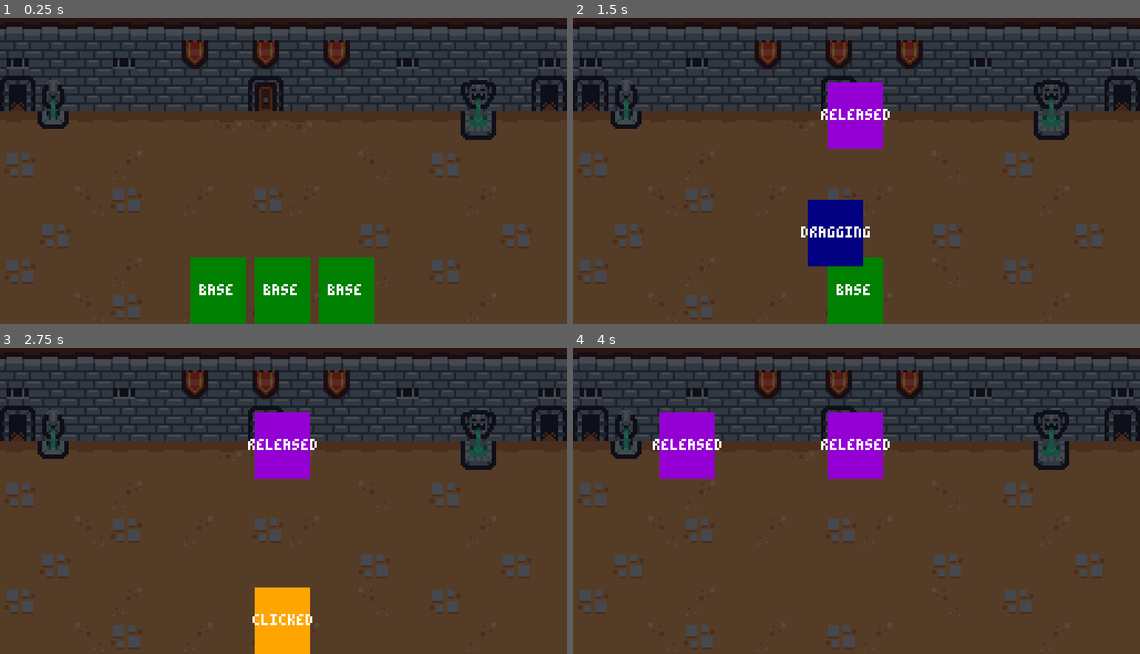
Above: before the commit, frames 1-4 (two rows, left to right).
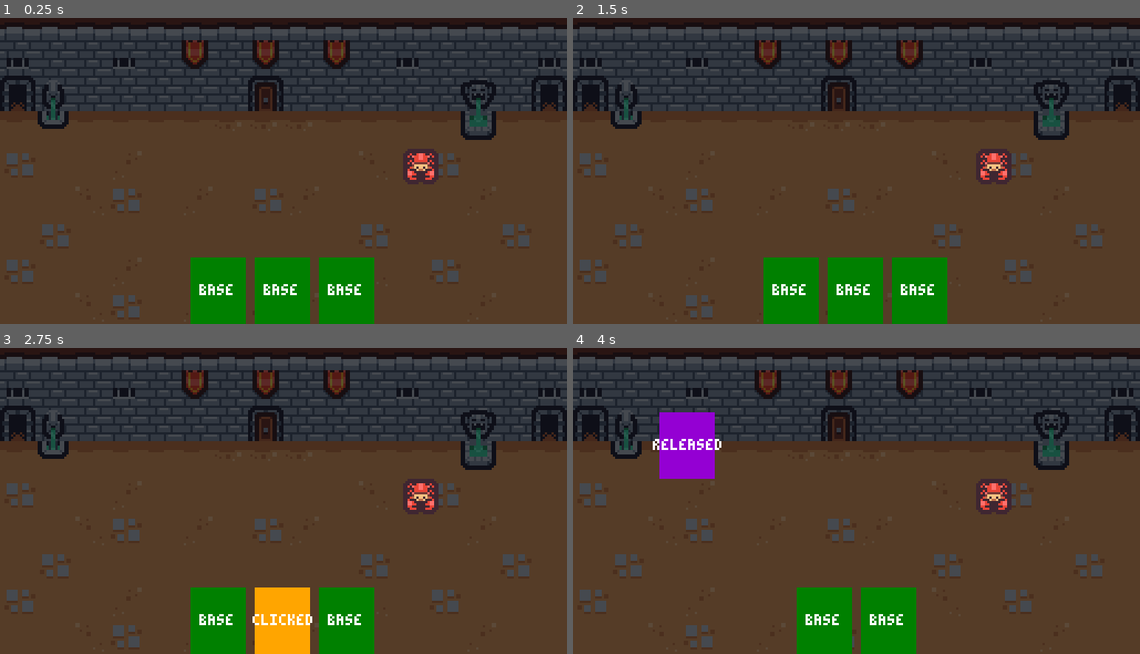
Above: after the commit, the same moments.

Repository: ADivinagracia1/learning-godot
Game: Godot game, scene res://scenes/battle/battle.tscn
Same seed, same stepped clock (60 frames per second), same inputs: the game is played once before the commit and once after it.
Inputs (mouse positions are in pixels of both pictures, inside the frame that each line leads up to):
- Up to frame 1 (0.25 s): no input
- Up to frame 2 (1.5 s): tap Enter at 0.5 s; drag from (788, 290) to (856, 115) at 0.52 s; drag from (822, 290) to (856, 115) at 1.27 s
- Up to frame 3 (2.75 s): move the mouse to (283, 620) at 2.02 s; press the mouse at (283, 620) at 2.03 s; right-click (283, 620) at 2.3 s
- Up to frame 4 (4 s): release the mouse at (856, 620) at 2.75 s; tap Space at 2.75 s; drag from (856, 445) to (686, 445) at 2.77 s; drag from (856, 445) to (686, 445) at 3.52 s

The runs differ from the first frame. In frame 1, 0.3% of the frame differs, in the area x 71-78%, y 44-53%; in frame 2, 8.8%, in the area x 33-78%, y 21-100%; in frame 3, 6.7%; in frame 4, 6.7%.

Commit message:
Implemented attack cards where an arrow follows the cursor once it leaves the hand area

Diff:
--- /dev/null
+++ b/tut02_slay_the_spire/characters/warrior/cards/warrior_axe_attack.tres
@@ -0,0 +1,9 @@
+[gd_resource type="Resource" script_class="Card" load_steps=2 format=3 uid="uid://i7oj0sk582uv"]
+
+[ext_resource type="Script" path="res://custom_resources/card.gd" id="1_5nmqn"]
+
+[resource]
+script = ExtResource("1_5nmqn")
+id = "warrior_axe_attack"
+type = 0
+target = 1
--- /dev/null
+++ b/tut02_slay_the_spire/characters/warrior/cards/warrior_block.tres
@@ -0,0 +1,9 @@
+[gd_resource type="Resource" script_class="Card" load_steps=2 format=3 uid="uid://mqfds411v0lq"]
+
+[ext_resource type="Script" path="res://custom_resources/card.gd" id="1_22hmx"]
+
+[resource]
+script = ExtResource("1_22hmx")
+id = "warrior_block"
+type = 1
+target = 0
--- /dev/null
+++ b/tut02_slay_the_spire/custom_resources/card.gd
@@ -0,0 +1,13 @@
+class_name Card
+extends Resource
+
+enum Type {ATTACK, SKILL, POWER}
+enum Target {SELF, SINGLE_ENEMY, ALL_ENEMIES, EVERYONE}
+
+@export_group("Card Attributes")
+@export var id: String
+@export var type: Type
+@export var target: Target
+
+func is_single_targeted() -> bool:
+	return target == Target.SINGLE_ENEMY
--- /dev/null
+++ b/tut02_slay_the_spire/global/events.gd
@@ -0,0 +1,5 @@
+extends Node
+
+# Card related events
+signal card_aim_started(card_ui: CardUI)
+signal card_aim_ended(card_ui: CardUI)
--- a/tut02_slay_the_spire/project.godot
+++ b/tut02_slay_the_spire/project.godot
@@ -14,6 +14,10 @@
 run/main_scene="res://scenes/battle/battle.tscn"
 config/features=PackedStringArray("4.2", "GL Compatibility")
 config/icon="res://icon.png"
+
+[autoload]
+
+Events="*res://global/events.gd"
 
 [display]
 
@@ -44,6 +48,7 @@
 
 2d_physics/layer_1="card_target_selector"
 2d_physics/layer_2="card_drop_area"
+2d_physics/layer_3="enemies"
 
 [rendering]
 
--- a/tut02_slay_the_spire/scenes/battle/battle.tscn
+++ b/tut02_slay_the_spire/scenes/battle/battle.tscn
@@ -1,11 +1,16 @@
-[gd_scene load_steps=5 format=3 uid="uid://jglmohne0a8k"]
+[gd_scene load_steps=9 format=3 uid="uid://jglmohne0a8k"]
 
 [ext_resource type="Texture2D" uid="uid://cp4iq5fd6j8be" path="res://art/background.png" id="1_816wy"]
+[ext_resource type="Texture2D" uid="uid://1u3b3hwqd8yh" path="res://art/tile_0110.png" id="2_8qwk7"]
 [ext_resource type="Script" path="res://scenes/ui/hand.gd" id="2_ikrbr"]
 [ext_resource type="PackedScene" uid="uid://meideqepyis4" path="res://scenes/card_ui/card_ui.tscn" id="2_vw51o"]
+[ext_resource type="PackedScene" uid="uid://b2sbhwgybgt51" path="res://scenes/card_target_selector/card_target_selector.tscn" id="3_856ix"]
+[ext_resource type="Resource" uid="uid://mqfds411v0lq" path="res://characters/warrior/cards/warrior_block.tres" id="4_pty8g"]
 
 [sub_resource type="RectangleShape2D" id="RectangleShape2D_i28tg"]
 size = Vector2(256, 100)
+
+[sub_resource type="RectangleShape2D" id="RectangleShape2D_grkfk"]
 
 [node name="Battle" type="Node2D"]
 metadata/_edit_lock_ = true
@@ -22,6 +27,20 @@
 [node name="CollisionShape2D" type="CollisionShape2D" parent="CardDropArea"]
 position = Vector2(128, 50)
 shape = SubResource("RectangleShape2D_i28tg")
+debug_color = Color(9.28564e-07, 0.442029, 0.517911, 0.42)
+
+[node name="Enemy" type="Area2D" parent="."]
+position = Vector2(190, 73)
+collision_layer = 4
+
+[node name="Sprite2D" type="Sprite2D" parent="Enemy"]
+texture = ExtResource("2_8qwk7")
+
+[node name="CollisionShape2D" type="CollisionShape2D" parent="Enemy"]
+shape = SubResource("RectangleShape2D_grkfk")
+debug_color = Color(0, 0.6, 0.701961, 0.415686)
+
+[node name="CardTargetSelector" parent="." instance=ExtResource("3_856ix")]
 
 [node name="BattleUI" type="CanvasLayer" parent="." groups=["ui_layer"]]
 
@@ -49,3 +68,4 @@
 
 [node name="CardUI3" parent="BattleUI/Hand" instance=ExtResource("2_vw51o")]
 layout_mode = 2
+card = ExtResource("4_pty8g")
--- /dev/null
+++ b/tut02_slay_the_spire/scenes/card_target_selector/card_arc.tscn
@@ -0,0 +1,10 @@
+[gd_scene load_steps=2 format=3 uid="uid://bul1ill80jfve"]
+
+[sub_resource type="Curve" id="Curve_gtw1h"]
+min_value = 0.2
+_data = [Vector2(0.0147059, 0.211662), 0.0, 0.0, 0, 0, Vector2(0.918301, 0.96561), 0.0, 0.0, 0, 0, Vector2(1, 0.2), 0.0, 0.0, 0, 0]
+point_count = 3
+
+[node name="CardArc" type="Line2D"]
+width = 4.0
+width_curve = SubResource("Curve_gtw1h")
--- /dev/null
+++ b/tut02_slay_the_spire/scenes/card_target_selector/card_target_selector.gd
@@ -0,0 +1,79 @@
+extends Node2D
+
+const ARC_POINTS := 10
+
+# Children of CardTargetSelector
+@onready var area_2d: Area2D = $Area2D
+@onready var card_arc: Line2D = $CanvasLayer/CardArc
+
+var current_card: CardUI
+var targeting := false
+
+func _ready() -> void:
+	Events.card_aim_started.connect(_on_card_aim_started)
+	Events.card_aim_ended.connect(_on_card_aim_ended)
+
+func _process(_delta: float) -> void:
+	if not targeting: return
+
+	area_2d.position = get_local_mouse_position()
+	card_arc.points = _get_points()
+
+
+func _get_points() -> Array:
+	var points := []
+	var start := current_card.global_position
+	start.x += (current_card.size.x / 2) # card arc starts from the middle of the card
+	var target := get_local_mouse_position()
+	var distance := target - start
+
+	#print("start: ", start, start.x)
+	#print("current_card size: ", current_card.size.x)
+	#print("disance: ", distance)
+
+	for i in range(ARC_POINTS):
+		var t:= (1.0 / ARC_POINTS) * i
+		var x = start.x + (distance.x /ARC_POINTS) * i
+		var y = start.y + ease_out_cubic(t) * distance.y
+		points.append(Vector2(x,y))
+
+	points.append(target)
+
+	return points
+
+func ease_out_cubic(number: float) -> float:
+	return 1.0 - pow(1.0 - number, 3.0) # plot this on desmos (trinomial)
+
+func _on_card_aim_started(card: CardUI) -> void:
+	if not card.card.is_single_targeted():
+		return
+
+	# Enable card arc targeting and visuals
+	targeting = true
+	area_2d.monitoring = true
+	area_2d.monitorable = true
+	current_card = card
+
+func _on_card_aim_ended(card: CardUI):
+	# Clear children values
+	card_arc.clear_points()
+	area_2d.position = Vector2.ZERO
+	current_card = null
+
+	# Disable card arc targeting and visuals
+	targeting = false
+	area_2d.monitoring = false
+	area_2d.monitorable = false
+
+
+# Selecting and deselecting an Enemy
+func _on_area_2d_area_entered(area: Area2D) -> void:
+	if not current_card or not targeting: return
+
+	# entering a valid target area
+	if not current_card.targets.has(area):
+		current_card.targets.append(area)
+
+func _on_area_2d_area_exited(area: Area2D) -> void:
+	if not current_card or not targeting: return
+	current_card.targets.erase(area)
--- /dev/null
+++ b/tut02_slay_the_spire/scenes/card_target_selector/card_target_selector.tscn
@@ -0,0 +1,26 @@
+[gd_scene load_steps=4 format=3 uid="uid://b2sbhwgybgt51"]
+
+[ext_resource type="Script" path="res://scenes/card_target_selector/card_target_selector.gd" id="1_t02mm"]
+[ext_resource type="PackedScene" uid="uid://bul1ill80jfve" path="res://scenes/card_target_selector/card_arc.tscn" id="1_xqa17"]
+
+[sub_resource type="RectangleShape2D" id="RectangleShape2D_swfsm"]
+size = Vector2(4, 4)
+
+[node name="CardTargetSelector" type="Node2D"]
+script = ExtResource("1_t02mm")
+
+[node name="Area2D" type="Area2D" parent="."]
+collision_mask = 4
+monitoring = false
+monitorable = false
+
+[node name="CollisionShape2D" type="CollisionShape2D" parent="Area2D"]
+shape = SubResource("RectangleShape2D_swfsm")
+
+[node name="CanvasLayer" type="CanvasLayer" parent="."]
+layer = 2
+
+[node name="CardArc" parent="CanvasLayer" instance=ExtResource("1_xqa17")]
+
+[connection signal="area_entered" from="Area2D" to="." method="_on_area_2d_area_entered"]
+[connection signal="area_exited" from="Area2D" to="." method="_on_area_2d_area_exited"]
--- /dev/null
+++ b/tut02_slay_the_spire/scenes/card_ui/card_states/card_aiming_state.gd
@@ -0,0 +1,30 @@
+extends CardState
+
+const MOUSE_Y_SNAPBACK_THRESHOLD := 138
+
+func enter() -> void:
+	card_ui.color.color = Color.WEB_PURPLE
+	card_ui.state.text = "AIMING"
+	card_ui.targets.clear()
+
+	var offset := Vector2(card_ui.parent.size.x / 2, -card_ui.size.y / 2)
+	offset.x -= card_ui.size.x / 2
+	card_ui.animate_to_position(card_ui.parent.global_position + offset, 0.2)
+	card_ui.drop_point_detector.monitoring = false
+
+	# Call the event bus file
+	Events.card_aim_started.emit(card_ui)
+
+func exit() -> void:
+	Events.card_aim_ended.emit(card_ui)
+
+func on_input(event: InputEvent) -> void:
+	var mouse_motion := event is InputEventMouseMotion
+	var mouse_at_bottom := card_ui.get_global_mouse_position().y > MOUSE_Y_SNAPBACK_THRESHOLD
+
+	# Requirements for the arc to work
+	if (mouse_motion and mouse_at_bottom) or event.is_action_pressed("right_mouse"):
+		transition_requested.emit(self, CardState.State.BASE)
+	elif event.is_action_released("left_mouse") or event.is_action_pressed("left_mouse"):
+		get_viewport().set_input_as_handled() # ensures no other node picks this input event
+		transition_requested.emit(self, CardState.State.RELEASED)
--- a/tut02_slay_the_spire/scenes/card_ui/card_states/card_base_state.gd
+++ b/tut02_slay_the_spire/scenes/card_ui/card_states/card_base_state.gd
@@ -4,6 +4,10 @@
 	# children get ready first. card_ui (parent) is only ready when all children are ready
 	if not card_ui.is_node_ready():
 		await card_ui.ready
+
+	# fixes the quick return to hand bug
+	if card_ui.tween and card_ui.tween.is_running():
+		card_ui.tween.kill()
 
 	card_ui.reparent_requested.emit(card_ui)
 	card_ui.color.color = Color.WEB_GREEN
--- a/tut02_slay_the_spire/scenes/card_ui/card_states/card_dragging_state.gd
+++ b/tut02_slay_the_spire/scenes/card_ui/card_states/card_dragging_state.gd
@@ -19,9 +19,15 @@
 	threshold_timer.timeout.connect(func(): minimum_drag_time_elapsed = true)
 
 func on_input(event: InputEvent) -> void:
+	var single_targeted := card_ui.card.is_single_targeted() # function we made
 	var mouse_motion := event is InputEventMouseMotion
 	var cancel = event.is_action_pressed("right_mouse")
 	var confirm = event.is_action_released("left_mouse") or event.is_action_pressed("left_mouse")
+
+	# check to go to aiming state
+	if single_targeted and mouse_motion and card_ui.targets.size() > 0:
+		transition_requested.emit(self, CardState.State.AIMING)
+		return
 
 	# card being dragged around
 	if mouse_motion:
--- a/tut02_slay_the_spire/scenes/card_ui/card_ui.gd
+++ b/tut02_slay_the_spire/scenes/card_ui/card_ui.gd
@@ -3,18 +3,28 @@
 
 signal reparent_requested(which_card_ui: CardUI)
 
-# Chidren of CardUI
+@export var card: Card
+
+# Variables of CardUI
 @onready var color: ColorRect = $Color
 @onready var state: Label = $State
 @onready var drop_point_detector: Area2D = $DropPointDetector
 @onready var card_state_machine: CardStateMachine = $CardStateMachine as CardStateMachine
 @onready var targets: Array[Node] = []
 
+# Variables of card arc aiming
+var parent: Control
+var tween: Tween
+
 func _ready() -> void:
 	card_state_machine.init(self)
 
 func _input(event: InputEvent) -> void:
 	card_state_machine.on_input(event)
+
+func animate_to_position(new_position: Vector2, duration: float) -> void:
+	tween = create_tween().set_trans(Tween.TRANS_CIRC).set_ease(Tween.EASE_OUT)
+	tween.tween_property(self, "global_position", new_position, duration)
 
 # THE BELOW FUNCTIONS NEED TO BE CONNECTED TO THE PROPER SIGNAL SCRIPT
 func _on_gui_input(event: InputEvent) -> void:
@@ -26,7 +36,6 @@
 func _on_mouse_exited() -> void:
 	card_state_machine.on_mouse_exited()
 
-
 # ======= Makes sure cards under the play area return to hand ========
 func _on_drop_point_detector_area_entered(area):
 	if not targets.has(area):
--- a/tut02_slay_the_spire/scenes/card_ui/card_ui.tscn
+++ b/tut02_slay_the_spire/scenes/card_ui/card_ui.tscn
@@ -1,12 +1,14 @@
-[gd_scene load_steps=9 format=3 uid="uid://meideqepyis4"]
+[gd_scene load_steps=11 format=3 uid="uid://meideqepyis4"]
 
 [ext_resource type="Script" path="res://scenes/card_ui/card_ui.gd" id="1_2wpbc"]
 [ext_resource type="Theme" uid="uid://catfkerrr6wnr" path="res://game_theme.tres" id="1_j0hls"]
+[ext_resource type="Resource" uid="uid://i7oj0sk582uv" path="res://characters/warrior/cards/warrior_axe_attack.tres" id="2_vurqh"]
 [ext_resource type="Script" path="res://scenes/card_ui/card_state_machine.gd" id="3_3v71b"]
 [ext_resource type="Script" path="res://scenes/card_ui/card_states/card_base_state.gd" id="4_na5vb"]
 [ext_resource type="Script" path="res://scenes/card_ui/card_states/card_clicked_state.gd" id="5_r6huu"]
 [ext_resource type="Script" path="res://scenes/card_ui/card_states/card_dragging_state.gd" id="6_g7ofg"]
 [ext_resource type="Script" path="res://scenes/card_ui/card_states/card_released_state.gd" id="7_o7aia"]
+[ext_resource type="Script" path="res://scenes/card_ui/card_states/card_aiming_state.gd" id="9_pynsk"]
 
 [sub_resource type="RectangleShape2D" id="RectangleShape2D_8o17u"]
 size = Vector2(25, 30)
@@ -22,6 +24,7 @@
 grow_horizontal = 2
 grow_vertical = 2
 script = ExtResource("1_2wpbc")
+card = ExtResource("2_vurqh")
 
 [node name="Color" type="ColorRect" parent="."]
 layout_mode = 1
@@ -71,6 +74,10 @@
 script = ExtResource("7_o7aia")
 state = 4
 
+[node name="CardAimingState" type="Node" parent="CardStateMachine"]
+script = ExtResource("9_pynsk")
+state = 3
+
 [connection signal="gui_input" from="." to="." method="_on_gui_input"]
 [connection signal="mouse_entered" from="." to="." method="_on_mouse_entered"]
 [connection signal="mouse_exited" from="." to="." method="_on_mouse_exited"]
--- a/tut02_slay_the_spire/scenes/ui/hand.gd
+++ b/tut02_slay_the_spire/scenes/ui/hand.gd
@@ -4,6 +4,7 @@
 func _ready():
 	for child in get_children():
 		var card_ui := child as CardUI
+		card_ui.parent = self
 		card_ui.reparent_requested.connect(_on_card_ui_reparent_requested)
 
 # Returns card to hand
